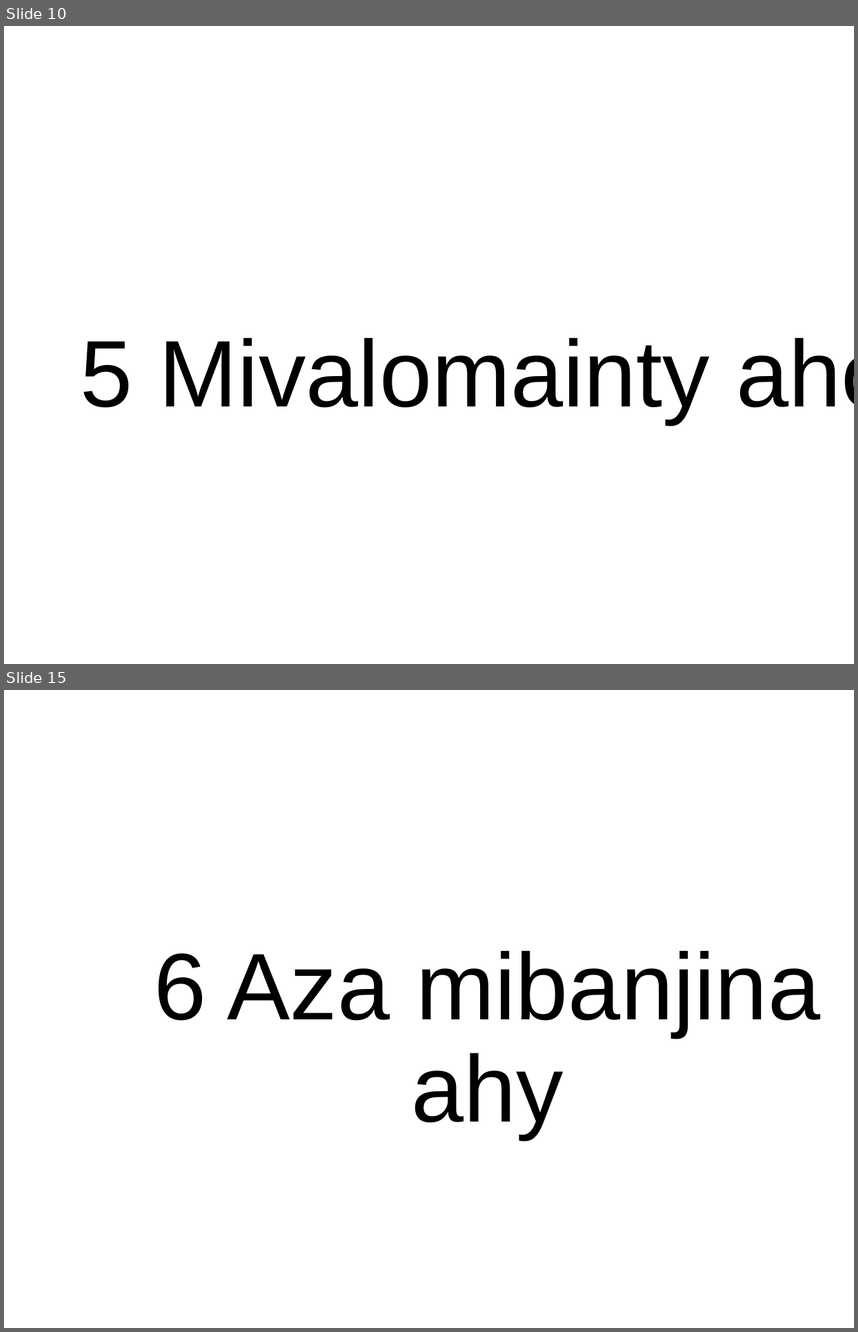
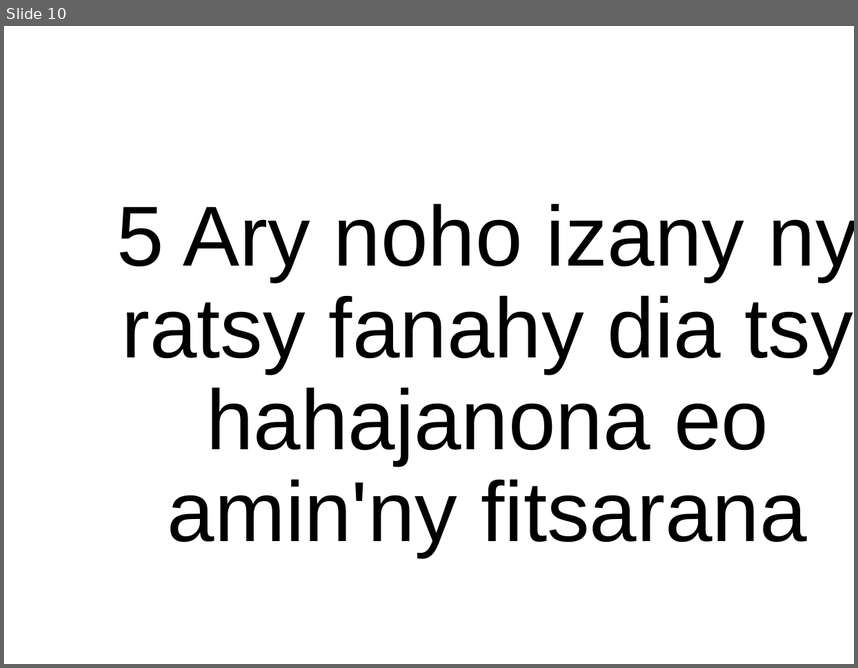
Before and after one commit to tsioryrovantsoa/baiboly-to-powerpoint, a slide deck: test.pptx. Shown one above the other, each under a label of ours: slides 10 and 15 before the commit, slide 10 after it; the slides between them are not shown. The pictures are 858x1332 and 858x668 pixels, drawn with LibreOffice and Linux fonts; fonts in the diff are those of the drawing; background and template pictures are left out. Boxes give left, top, right and bottom in pixels: in the first picture for what was removed or moved away, otherwise in the second. Text is boxed around its words. In the diff, an @@ line names an element or a change of style, - is before the commit and + after.

```diff
--- a/test.pptx
+++ b/test.pptx
@@ slide 15 removed at <box>4,690,854,1328</box>, background picture (left out) @@
@@ title removed at <box>154,950,820,1138</box> @@
-6 Aza mibanjina ahy
@@ slide 10 changed as well @@
@@ title at <box>116,203,854,556</box>: text changed; size 80 to 72 pt @@
-5 Mivalomainty aho
+5 Ary noho izany ny ratsy fanahy dia tsy hahajanona eo amin'ny fitsarana
```
Also in this commit, not shown: 9 other slides changed, 1 slide added, 8 other slides removed.
